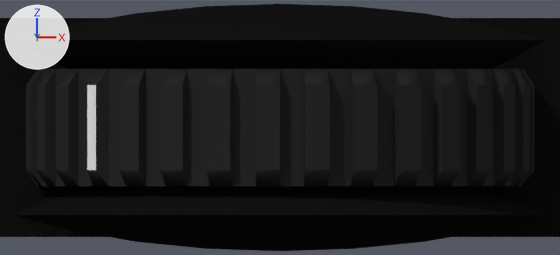
Two versions of the Blender file trunk/data/tactile_wheel.blend, one commit apart.
Camera for both pictures: the file's camera 'Camera'. Arrows for +X, +Y and +Z are at upper left; the lights stay in place.
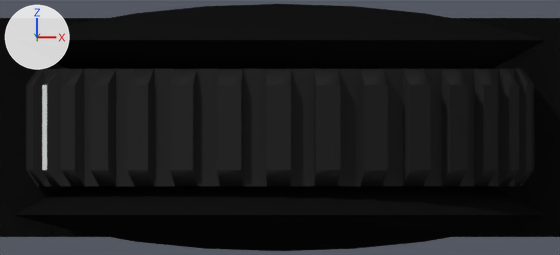
The change, as JSON lines over the scene's bpy script:
```json
{"op": "set", "path": "ob_cylinder.rotation_euler", "old": "(0.0, 0.0, -0.785)", "new": "(0.0, 0.0, -1.134)", "note": "degrees (0, 0, -45) -> degrees (0, 0, -65)"}
```

Pixel boxes (x1, y1, x2, y2) of what changed, in the pictures (560 x 255 px):
```json
{"object": "Cylinder", "change": "turned", "before": [26, 69, 534, 186], "after": [26, 69, 534, 186]}
```
